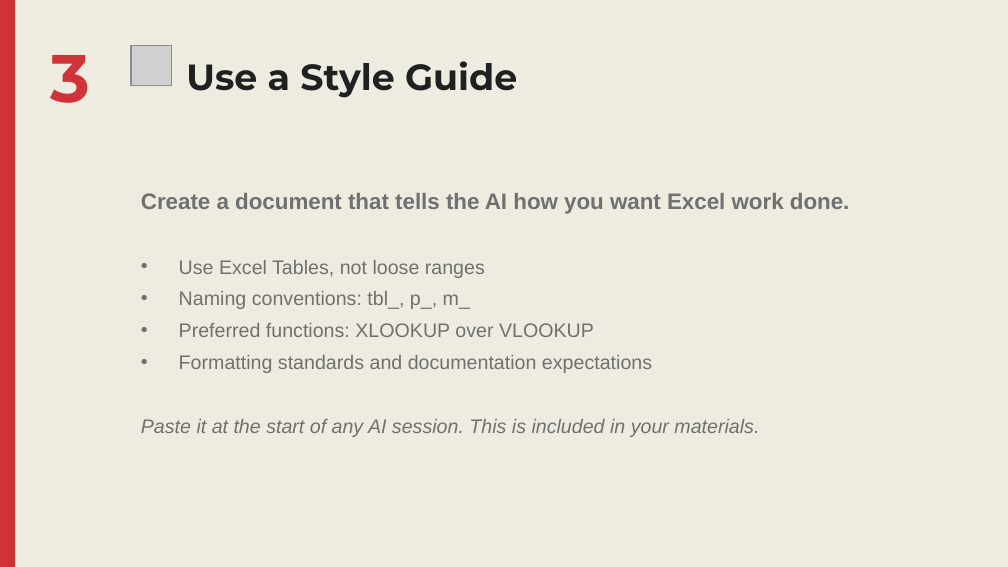
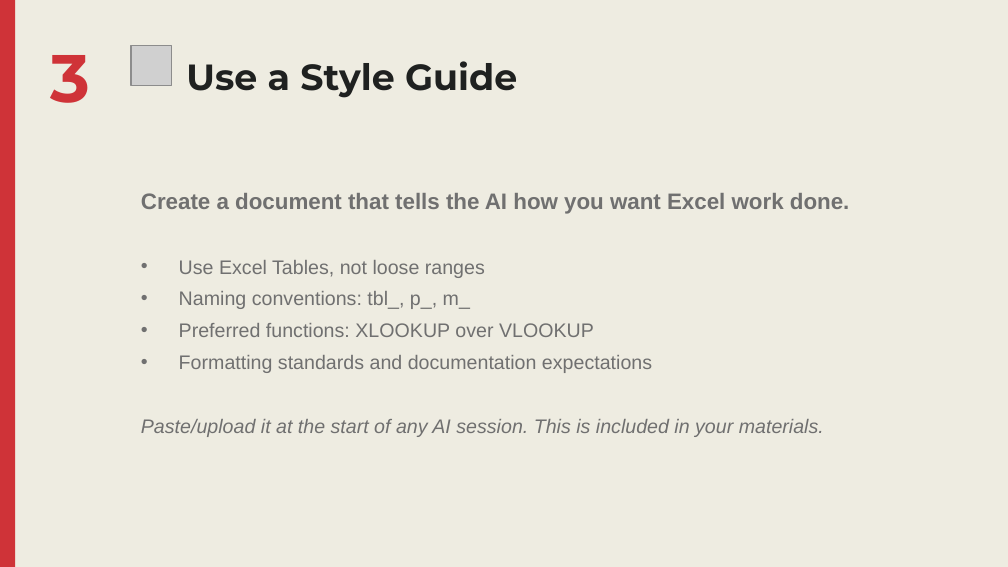
Before and after one commit to stringfestdata/copilot-opus-vs-claude-excel-addin, a slide deck: slide 18 of Copilot vs Claude Slides.pptx. Drawn at 1008x567 pixels with LibreOffice and Linux fonts; fonts in the diff are those of the drawing; grey boxes stand for pictures. Boxes give left, top, right and bottom in pixels: in the first picture for what was removed or moved away, otherwise in the second. Text is boxed around its words. In the diff, an @@ line names an element or a change of style, - is before the commit and + after.

```diff
--- a/Copilot vs Claude Slides.pptx
+++ b/Copilot vs Claude Slides.pptx
@@ text at bbox=[141, 419, 824, 437]: text changed @@
-Paste it at the start of any AI session. This is included in your materials.
+Paste/upload it at the start of any AI session. This is included in your materials.
```
Also in this commit, not shown: 4 other slides changed, 2 other files.
